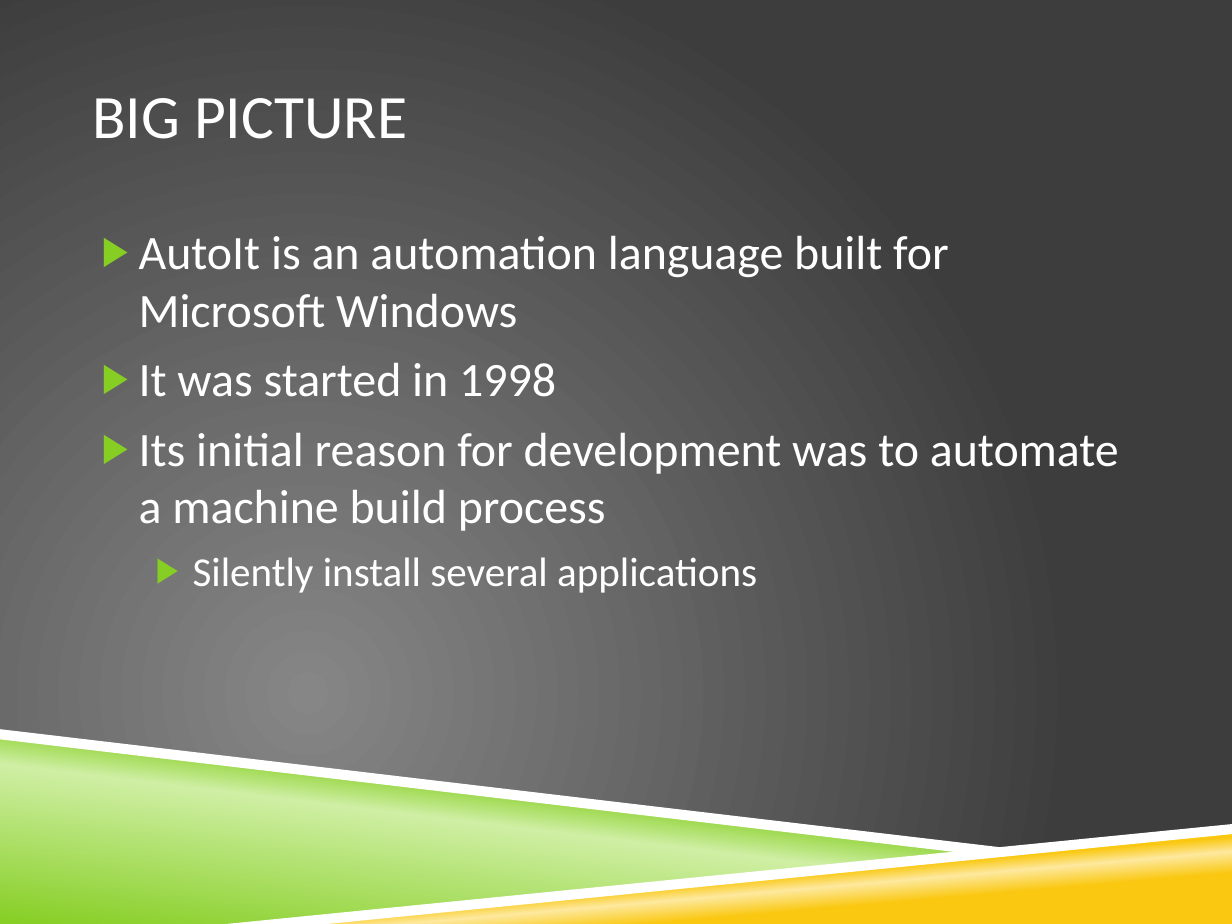
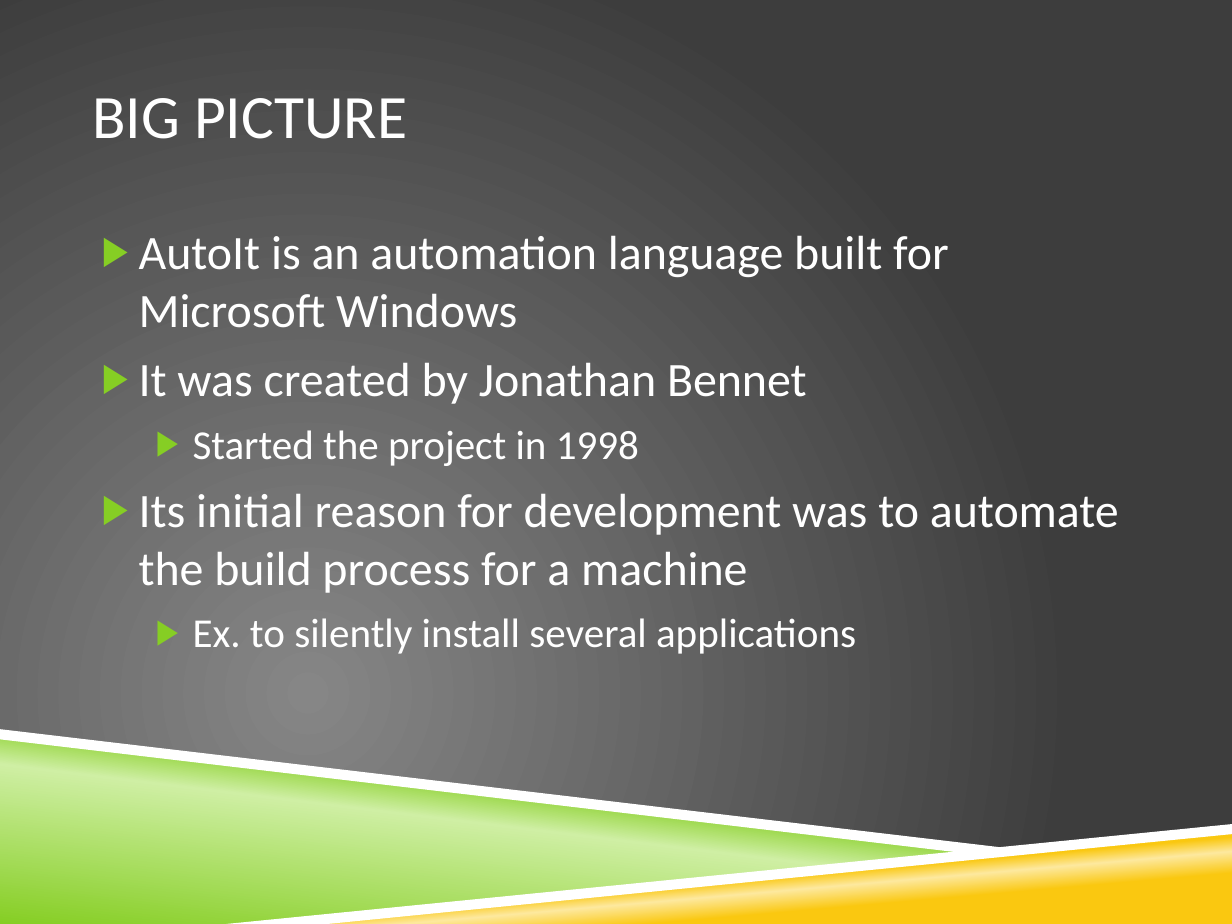
Before and after one commit to krobison/csci400_project, a slide deck: slide 2 of LanguageExplore.pptx. Drawn at 1232x924 pixels with LibreOffice and Linux fonts; fonts in the diff are those of the drawing; background and template pictures are left out. Boxes give left, top, right and bottom in pixels: in the first picture for what was removed or moved away, otherwise in the second. Text is boxed around its words. In the diff, an @@ line names an element or a change of style, - is before the commit and + after.

Commit message:
modified presentation 2

```diff
--- a/LanguageExplore.pptx
+++ b/LanguageExplore.pptx
@@ text at bbox=[139, 363, 1119, 654]: text changed @@
-▶ It was started in 1998
-▶ Its initial reason for development was to automate a machine build process
-  ▶ Silently install several applications
+▶ It was created by Jonathan Bennet
+  ▶ Started the project in 1998
+▶ Its initial reason for development was to automate the build process for a machine
+  ▶ Ex. to silently install several applications
```
Also in this commit, not shown: 4 other slides changed, 3 slides added.
